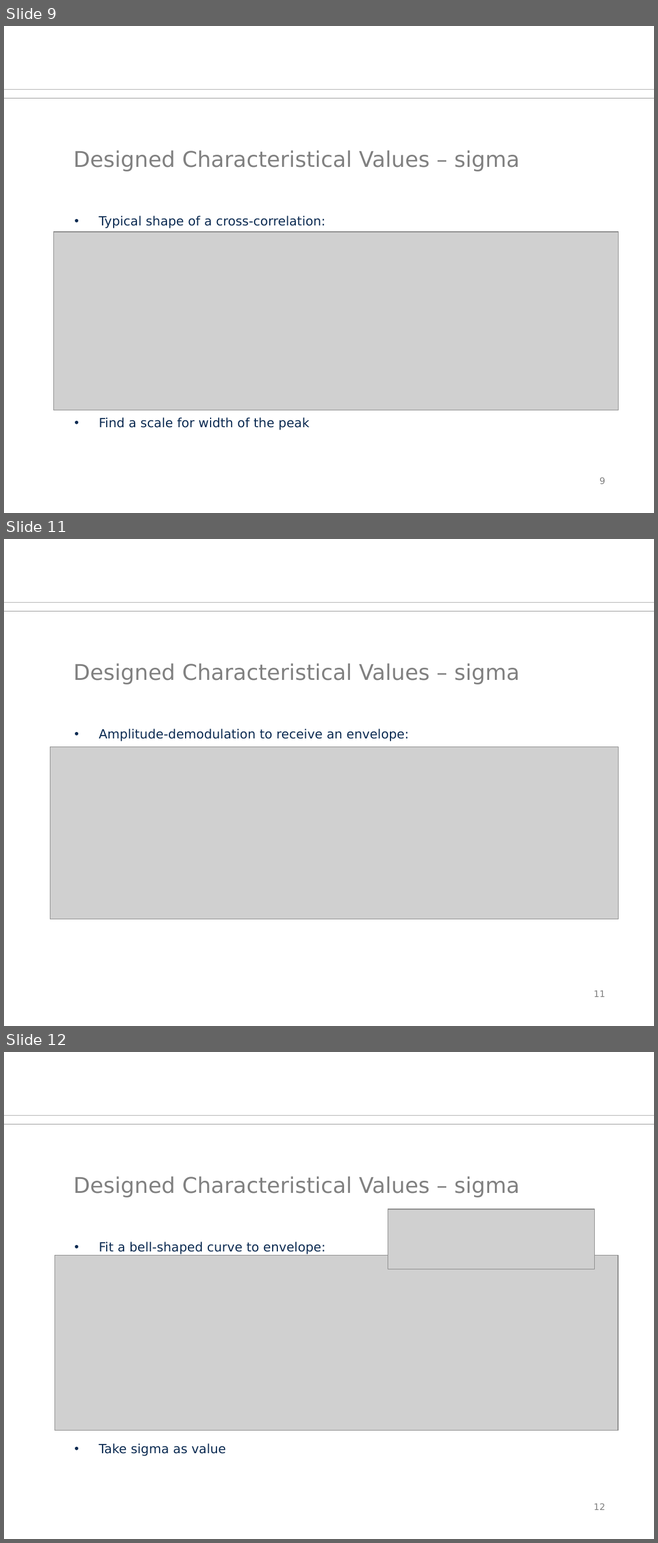
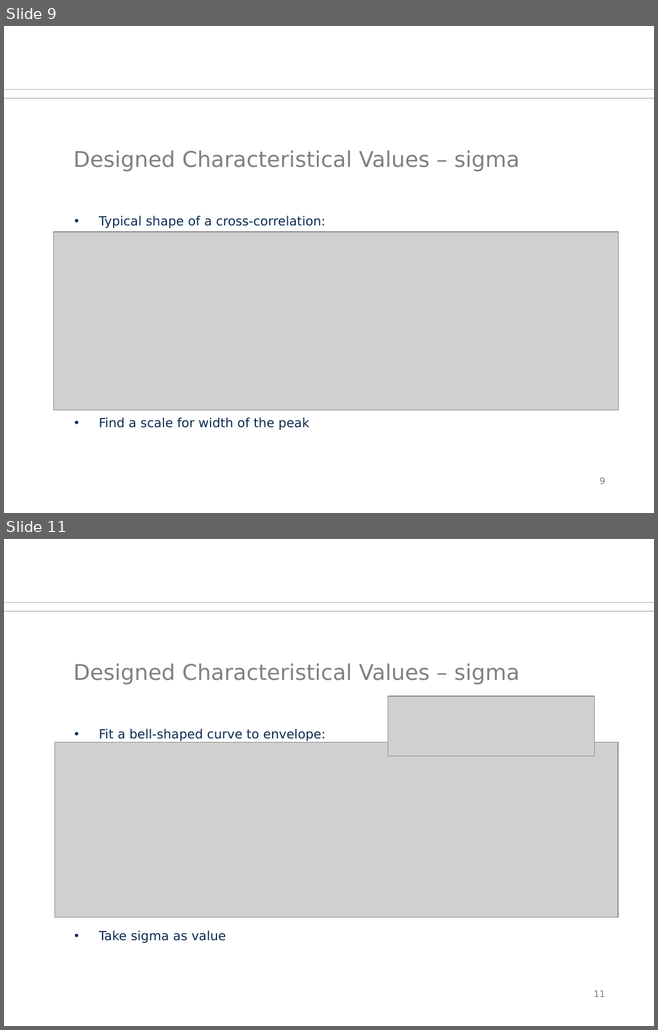
Before and after one commit to orgarten/Hauptseminar, a slide deck: Präsentation/btwf.odp. Shown one above the other, each under a label of ours: slides 9, 11 and 12 before the commit, slides 9 and 11 after it; the slides between them are not shown. The pictures are 658x1543 and 658x1030 pixels, drawn with LibreOffice and Linux fonts; fonts in the diff are those of the drawing; grey boxes stand for pictures; background and template pictures are left out. Boxes give left, top, right and bottom in pixels: in the first picture for what was removed or moved away, otherwise in the second. Text is boxed around its words. In the diff, an @@ line names an element or a change of style, - is before the commit and + after.

```diff
--- a/Präsentation/btwf.odp
+++ b/Präsentation/btwf.odp
@@ slide 11 removed at (x1=4, y1=539, x2=654, y2=1026), background #FFFFFF; not listed: 2 template elements that a slide beside it also shows @@
@@ title removed at (x1=74, y1=663, x2=520, y2=685) @@
-Designed Characteristical Values – sigma
@@ text removed at (x1=99, y1=729, x2=409, y2=741) @@
-• Amplitude-demodulation to receive an envelope:
@@ picture removed at (x1=50, y1=747, x2=618, y2=919) @@
@@ page number removed at (x1=593, y1=990, x2=605, y2=997) @@
-11
@@ what was slide 12 is now slide 11 @@
@@ page number at (x1=593, y1=990, x2=605, y2=997): text changed @@
-12
+11
```
Also in this commit, not shown: 1 slide changed, 1 other file.
